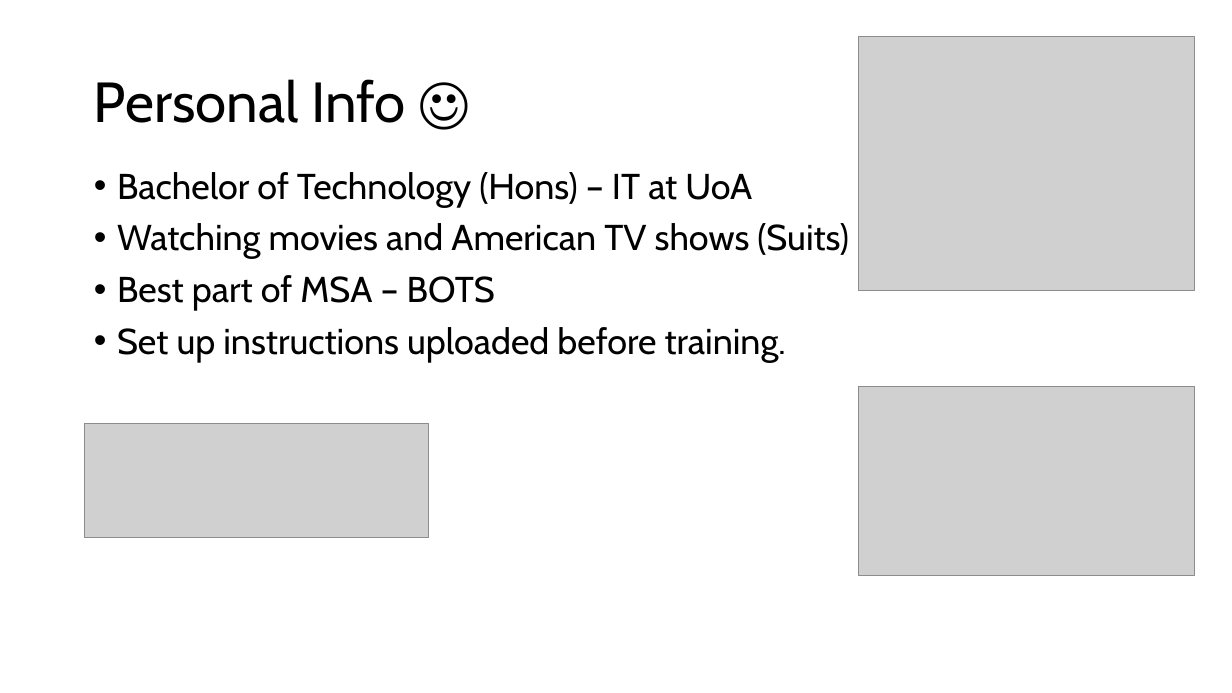
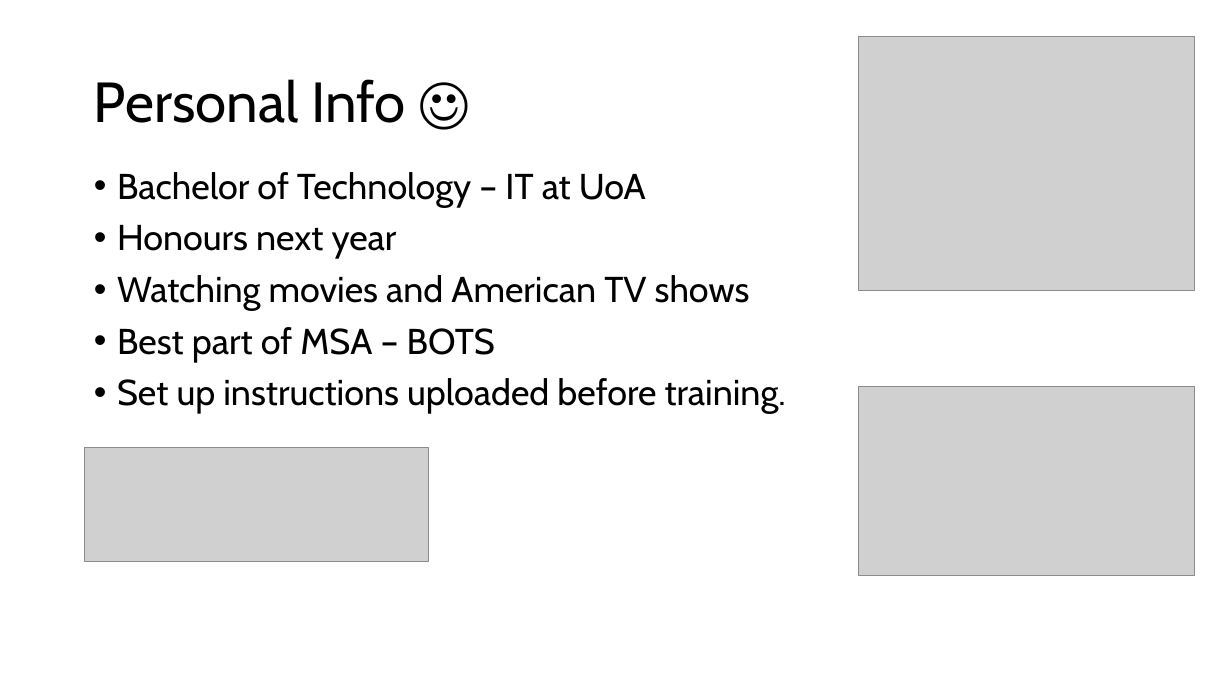
Before and after one commit to cdsuligan/MSAPhase2, a slide deck: slide 2 of MSA Assessment Deck.pptx. Drawn at 1232x693 pixels with LibreOffice and Linux fonts; fonts in the diff are those of the drawing; grey boxes stand for pictures; background and template pictures are left out. Boxes give left, top, right and bottom in pixels: in the first picture for what was removed or moved away, otherwise in the second. Text is boxed around its words. In the diff, an @@ line names an element or a change of style, - is before the commit and + after.

```diff
--- a/MSA Assessment Deck.pptx
+++ b/MSA Assessment Deck.pptx
@@ text at <box>117,172,750,311</box>: text changed @@
-• Bachelor of Technology (Hons) – IT at UoA
-• Watching movies and American TV shows (Suits)
+• Bachelor of Technology – IT at UoA
+• Honours next year
+• Watching movies and American TV shows
@@ picture: place and size @@
-picture at <box>85,424,429,538</box>
+picture at <box>85,448,429,562</box>
```
Also in this commit, not shown: 5 other slides changed, 6 slides added, 1 other file.
